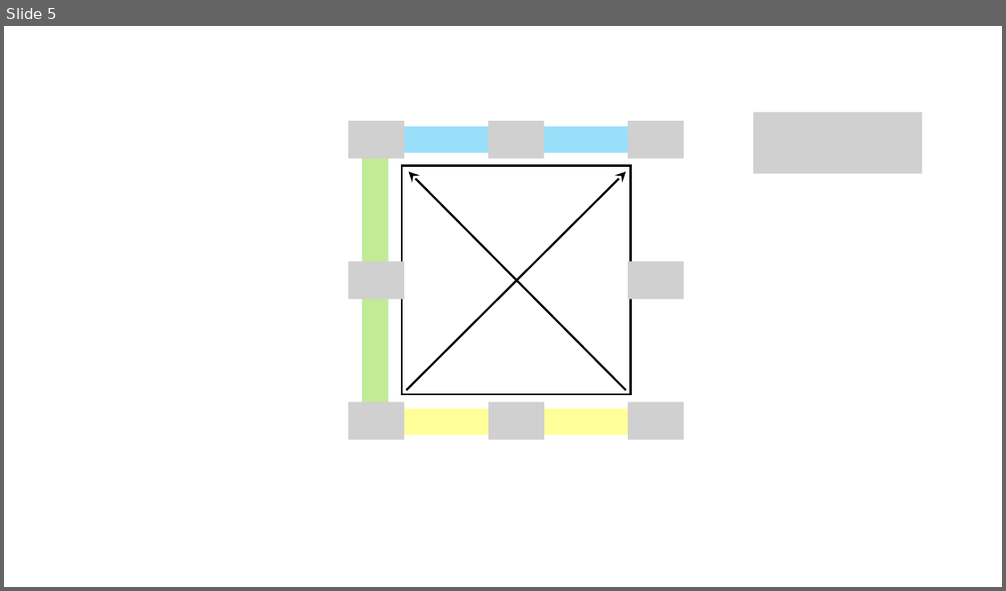
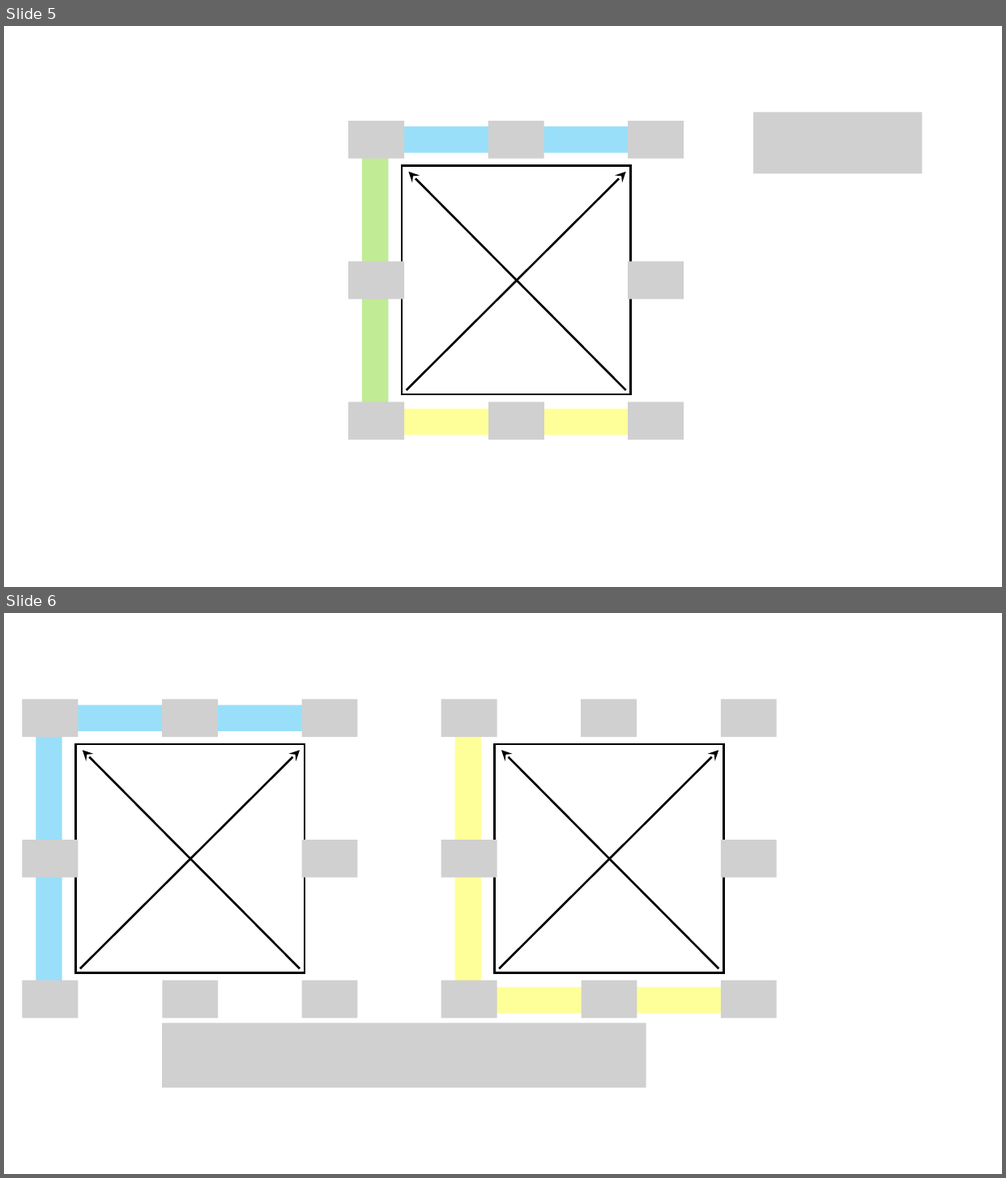
Before and after one commit to gravmath/BlogWyrm, a slide deck: Posts/2021/Feb/UndertheHood/Thermo_square_02(Feb)_2021.pptx. Shown one above the other, each under a label of ours: slide 5 before the commit, slides 5 and 6 after it. The pictures are 1006x591 and 1006x1178 pixels, drawn with LibreOffice and Linux fonts; fonts in the diff are those of the drawing; grey boxes stand for pictures. Boxes give left, top, right and bottom in pixels: in the first picture for what was removed or moved away, otherwise in the second. Text is boxed around its words. In the diff, an @@ line names an element or a change of style, - is before the commit and + after.

```diff
--- a/Posts/2021/Feb/UndertheHood/Thermo_square_02(Feb)_2021.pptx
+++ b/Posts/2021/Feb/UndertheHood/Thermo_square_02(Feb)_2021.pptx
@@ slide 6 added at box(4, 613, 1002, 1174), background #FFFFFF @@
@@ picture added at box(22, 699, 78, 736) @@
@@ freeform shape added at box(36, 705, 345, 1013), fill #00B0F0 at 40% opacity @@
@@ picture added at box(162, 699, 218, 736) @@
@@ picture added at box(302, 699, 358, 736) @@
@@ picture added at box(441, 699, 497, 736) @@
@@ freeform shape added at box(454, 705, 763, 1013), fill #FFFF00 at 40% opacity @@
@@ picture added at box(582, 699, 637, 736) @@
@@ picture added at box(721, 699, 778, 736) @@
@@ rectangle added at box(76, 744, 305, 973), fill #FFFFFF, outline #000000 2 pt @@
@@ arrow added from (80, 969) to (300, 750), #000000 2 pt @@
@@ arrow added from (300, 969) to (83, 750), #000000 2 pt @@
@@ rectangle added at box(495, 744, 724, 973), fill #FFFFFF, outline #000000 2 pt @@
@@ arrow added from (499, 969) to (719, 750), #000000 2 pt @@
@@ arrow added from (719, 969) to (502, 750), #000000 2 pt @@
@@ picture added at box(22, 840, 78, 877) @@
@@ picture added at box(302, 840, 358, 877) @@
@@ picture added at box(441, 840, 497, 877) @@
@@ picture added at box(721, 840, 778, 877) @@
@@ picture added at box(22, 981, 78, 1018) @@
@@ picture added at box(163, 981, 219, 1018) @@
@@ picture added at box(302, 981, 358, 1018) @@
@@ picture added at box(441, 981, 497, 1018) @@
@@ picture added at box(582, 981, 637, 1018) @@
@@ picture added at box(721, 981, 778, 1018) @@
@@ picture added at box(162, 1023, 646, 1088) @@
```
Also in this commit, not shown: 1 slide changed, 7 other files.
